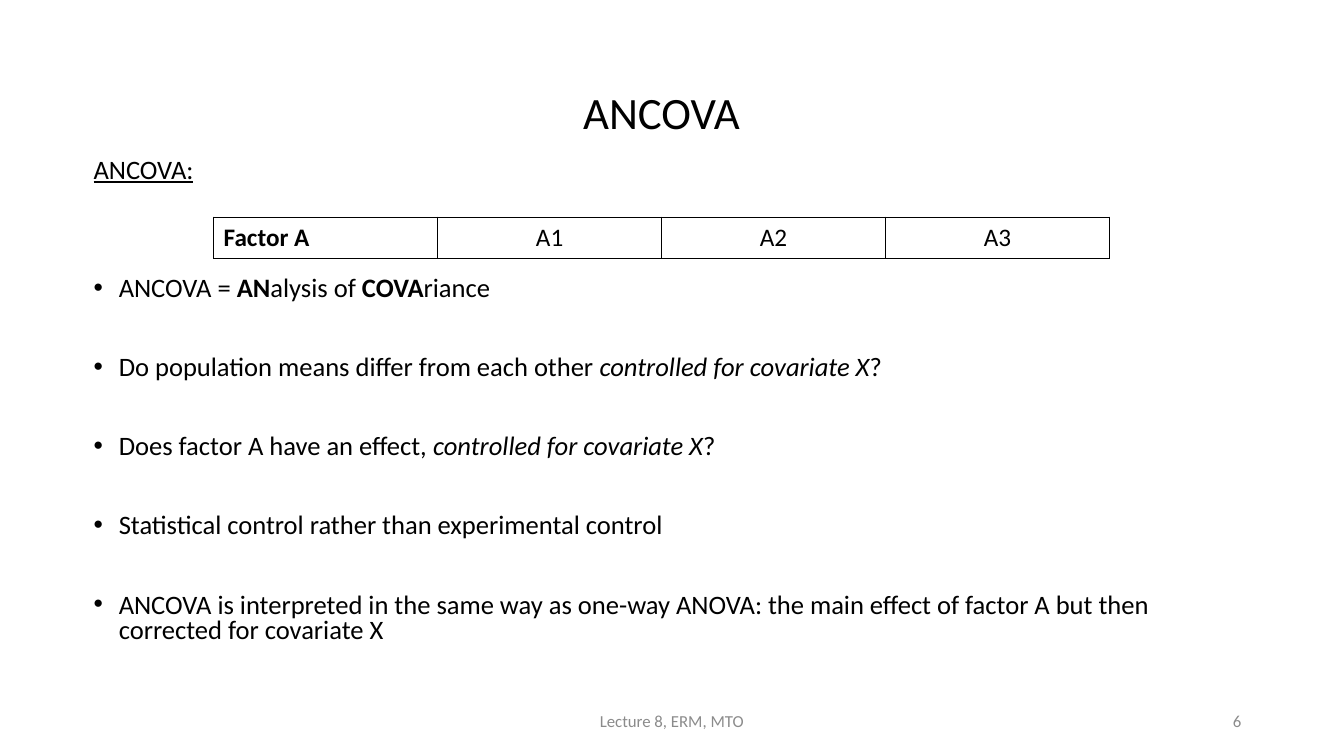
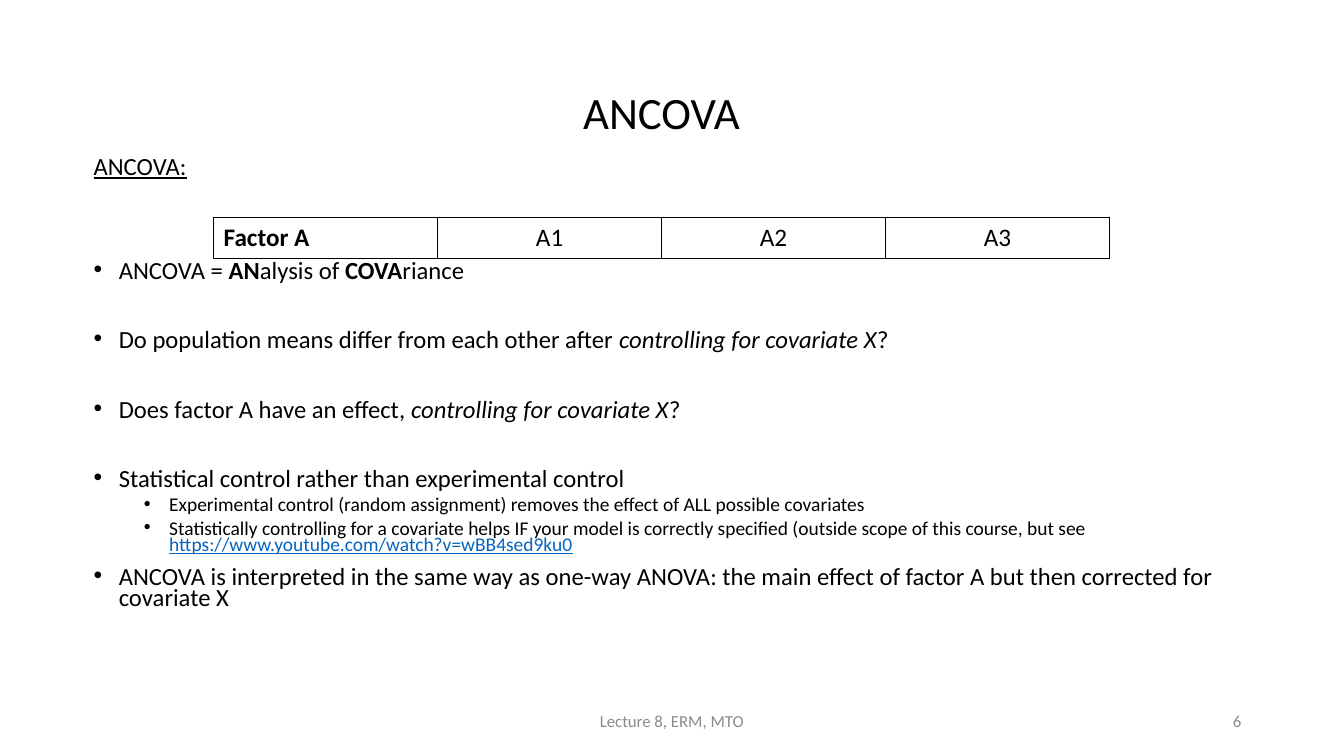
Before and after one commit to cjvanlissa/erm, a slide deck: slide 6 of HC08/HC8_EN.pptx. Drawn at 1344x756 pixels with LibreOffice and Linux fonts; fonts in the diff are those of the drawing. Boxes give left, top, right and bottom in pixels: in the first picture for what was removed or moved away, otherwise in the second. Text is boxed around its words. In the diff, an @@ line names an element or a change of style, - is before the commit and + after.

Commit message:
update slides

```diff
--- a/HC08/HC8_EN.pptx
+++ b/HC08/HC8_EN.pptx
@@ text at (x1=94, y1=159, x2=1212, y2=606): size 19 to 17.6 pt in "ANCOVA:", "ANCOVA = ANalysis of COVAriance", "Statistical control rather than experimental control", "ANCOVA is interpreted in the same way ..."; line spacing 0.8 to 0.7 @@
@@ text at (x1=119, y1=331, x2=889, y2=423): text changed; size 19 to 17.6 pt @@
-• Do population means differ from each other controlled for covariate X?
-• Does factor A have an effect, controlled for covariate X?
+• Do population means differ from each other after controlling for covariate X?
+• Does factor A have an effect, controlling for covariate X?
@@ text at (x1=169, y1=497, x2=1085, y2=554): paragraphs added @@
+  • Experimental control (random assignment) removes the effect of ALL possible covariates
+  • Statistically controlling for a covariate helps IF your model is correctly specified (outside scope of this course, but see https://www.youtube.com/watch?v=wBB4sed9ku0
```
Also in this commit, not shown: 4 other slides changed.
